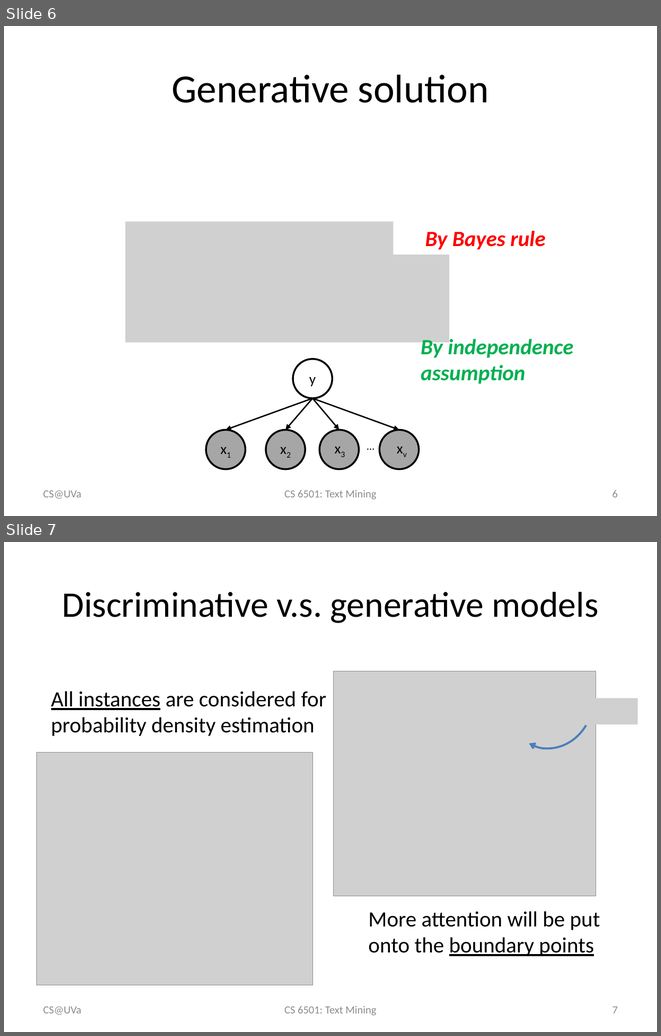
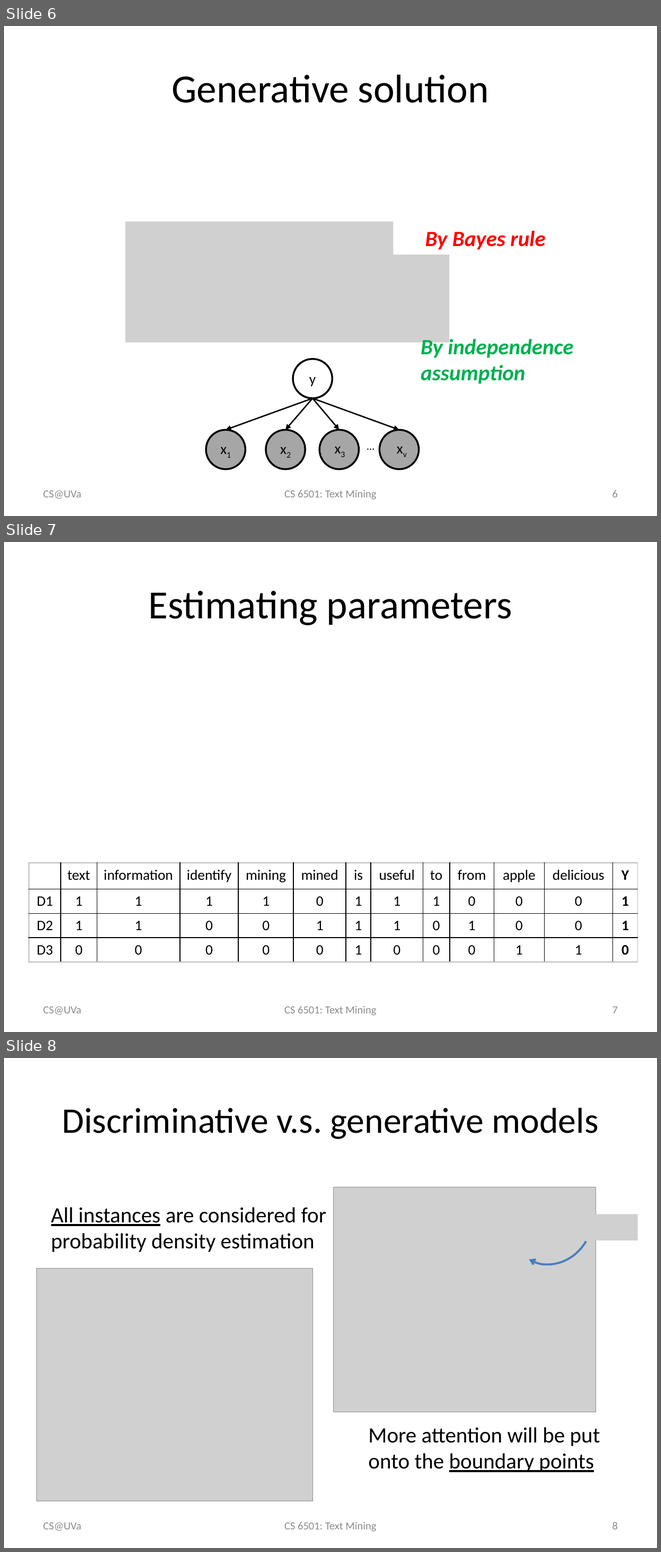
Before and after one commit to wang296/CS6501-Text-Mining, a slide deck: docs/Logistic Regression.pptx. Shown one above the other, each under a label of ours: slides 6 and 7 before the commit, slides 6, 7 and 8 after it. The pictures are 661x1036 and 661x1552 pixels, drawn with LibreOffice and Linux fonts; fonts in the diff are those of the drawing; grey boxes stand for pictures. Boxes give left, top, right and bottom in pixels: in the first picture for what was removed or moved away, otherwise in the second. Text is boxed around its words. In the diff, an @@ line names an element or a change of style, - is before the commit and + after.

```diff
--- a/docs/Logistic Regression.pptx
+++ b/docs/Logistic Regression.pptx
@@ slide 7 added at (4, 542, 657, 1032), background #FFFFFF @@
@@ title added at (148, 591, 512, 625), 44 pt, text #000000 @@
+Estimating parameters
@@ table added at (29, 863, 637, 961), 4 rows, 13 columns @@
+ | text | information | identify | mining | mined | is | useful | to | from | apple | delicious | Y
+D1 | 1 | 1 | 1 | 1 | 0 | 1 | 1 | 1 | 0 | 0 | 0 | 1
+D2 | 1 | 1 | 0 | 0 | 1 | 1 | 1 | 0 | 1 | 0 | 0 | 1
+D3 | 0 | 0 | 0 | 0 | 0 | 1 | 0 | 0 | 0 | 1 | 1 | 0
@@ text added at (43, 1006, 81, 1014), 12 pt, text #8C8C8C @@
+CS@UVa
@@ text added at (284, 1006, 376, 1015), 12 pt, text #8C8C8C @@
+CS 6501: Text Mining
@@ page number added at (612, 1006, 618, 1013), 12 pt, text #8C8C8C @@
+7
@@ what was slide 7 is now slide 8 @@
@@ page number at (612, 1522, 618, 1529): text changed @@
-7
+8
```
Also in this commit, not shown: 1 other file.
